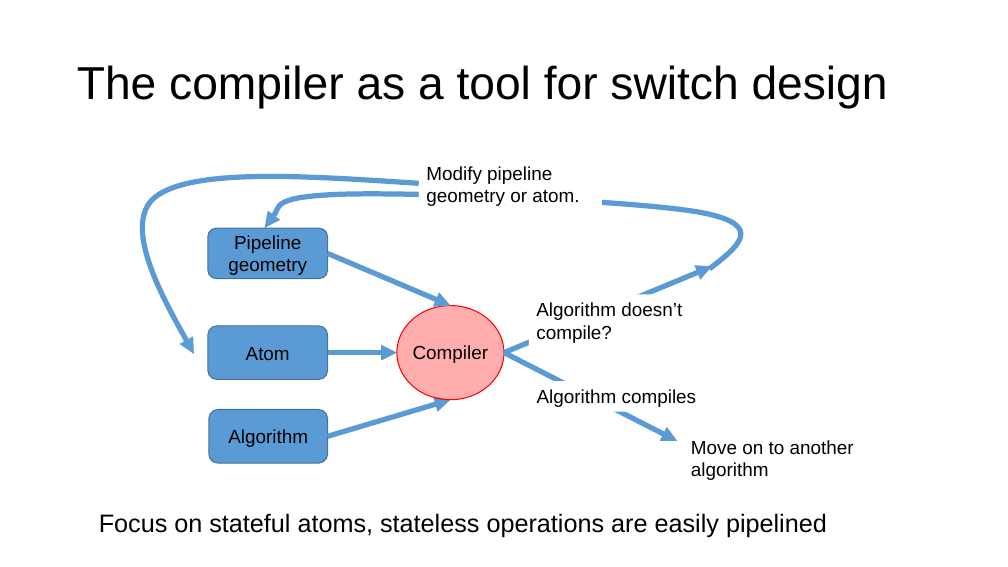
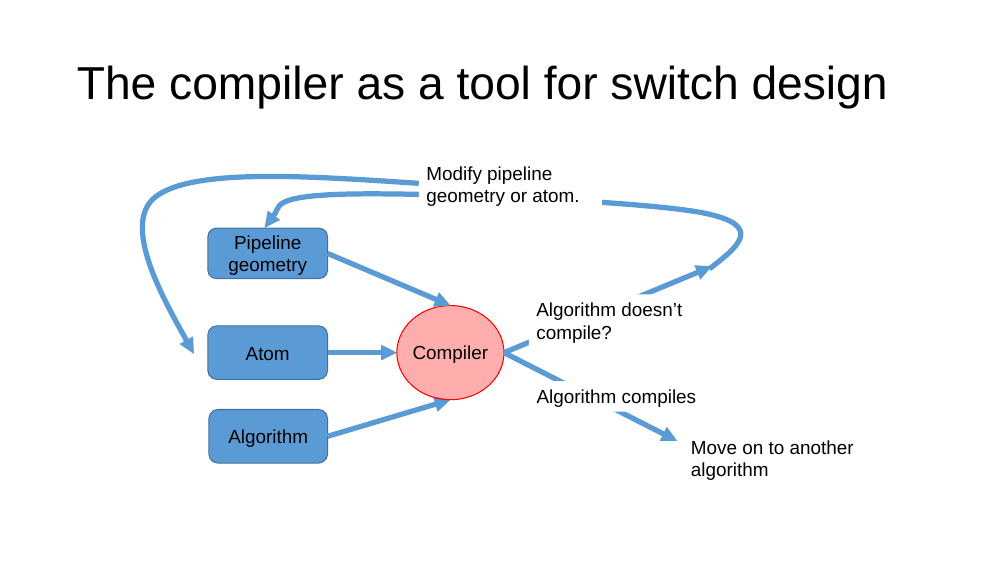
Before and after one commit to anirudhSK/pifo-domino-marple-ppts, a slide deck: slide 22 of combined_domino_pifo.pptx. Drawn at 1008x567 pixels with LibreOffice and Linux fonts; fonts in the diff are those of the drawing. Boxes give left, top, right and bottom in pixels: in the first picture for what was removed or moved away, otherwise in the second. Text is boxed around its words. In the diff, an @@ line names an element or a change of style, - is before the commit and + after.

Commit message:
Cut down some slides; timed to 42:40, but don't have compiler slides :(

```diff
--- a/combined_domino_pifo.pptx
+++ b/combined_domino_pifo.pptx
@@ text removed at (x1=99, y1=513, x2=827, y2=538) @@
-Focus on stateful atoms, stateless operations are easily pipelined
```
Also in this commit, not shown: 7 other slides changed, 1 slide added.
